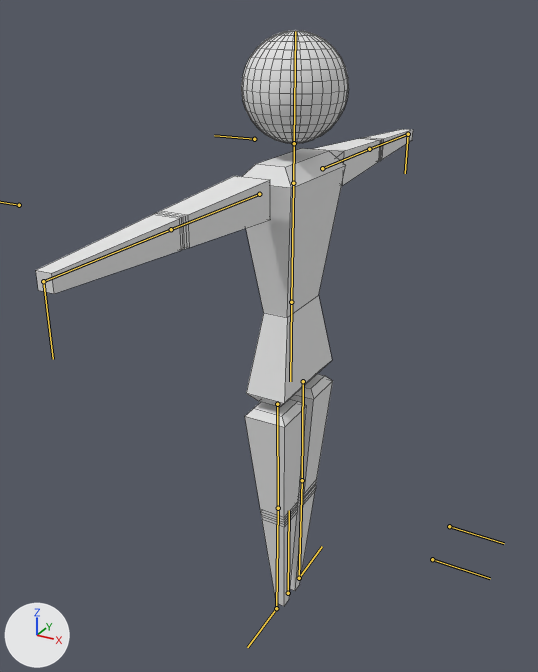
The Blender file 3DGameAssets/Player.blend, before and after one commit.
Rendered twice from a 50 mm lens placed at (0.36, -0.709, 0.733), pointed at (-0.015, -0.026, 0.391). Arrows for +X, +Y and +Z are at lower left; the lights stay in place. The bones that bend it are drawn over the model as lines. Mesh edges are drawn as thin lines.

The first picture shows 'Player_Mesh'.
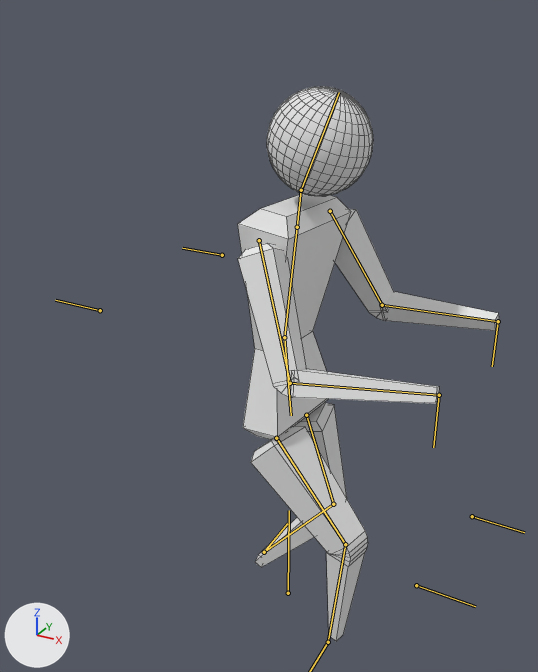
The newer file adds an action. The first version stands in its rest pose; the second is drawn at frame 30 of the action 'P_CarryIdle'.

Edits to the scene script, one JSON object a line:
```json
{"block": "bone_torso", "where": "bone_torso = bpy.data.objects['Player_Arma'].pose.bones['Torso']  # child of 'Root'"}
{"op": "set", "path": "bone_torso.location", "old": "(0.0, 0.0, 0.0)", "new": "(-0.009, -0.047, 0.0)"}
{"op": "set", "path": "bone_torso.rotation_quaternion", "old": "(1.0, 0.0, 0.0, 0.0)", "new": "(0.998, 0.001, -0.044, -0.054)", "note": "degrees (0, 0, 0) -> degrees (0, -5, -6)"}
{"block": "bone_head", "where": "bone_head = bpy.data.objects['Player_Arma'].pose.bones['Head']  # child of 'Neck'"}
{"op": "set", "path": "bone_head.rotation_quaternion", "old": "(1.0, 0.0, 0.0, 0.0)", "new": "(0.99, -0.009, 0.043, -0.134)", "note": "degrees (0, 0, 0) -> degrees (-2, 5, -15)"}
{"block": "bone_hips", "where": "bone_hips = bpy.data.objects['Player_Arma'].pose.bones['Hips']  # child of 'Torso'"}
{"op": "set", "path": "bone_hips.rotation_quaternion", "old": "(1.0, 0.0, 0.0, 0.0)", "new": "(0.995, 0.005, 0.009, -0.104)", "note": "degrees (0, 0, 0) -> degrees (0, 1, -12)"}
{"block": "bone_rknee", "where": "bone_rknee = bpy.data.objects['Player_Arma'].pose.bones['RKnee']  # child of 'Root'"}
{"op": "set", "path": "bone_rknee.location", "old": "(0.0, 0.0, 0.0)", "new": "(0.043, -0.004, -0.005)"}
{"block": "bone_rfootik", "where": "bone_rfootik = bpy.data.objects['Player_Arma'].pose.bones['RFootIK']  # child of 'Root'"}
{"op": "set", "path": "bone_rfootik.location", "old": "(0.0, 0.0, 0.0)", "new": "(-0.084, 0.02, 0.0)"}
{"block": "bone_rhandik", "where": "bone_rhandik = bpy.data.objects['Player_Arma'].pose.bones['RHandIK']  # child of 'Root'"}
{"op": "set", "path": "bone_rhandik.location", "old": "(0.0, 0.0, 0.0)", "new": "(0.203, 0.161, 0.272)"}
{"block": "bone_relbow", "where": "bone_relbow = bpy.data.objects['Player_Arma'].pose.bones['RElbow']  # child of 'Root'"}
{"op": "set", "path": "bone_relbow.location", "old": "(0.0, 0.0, 0.0)", "new": "(0.095, 0.0, -0.139)"}
{"block": "bone_lknee", "where": "bone_lknee = bpy.data.objects['Player_Arma'].pose.bones['LKnee']  # child of 'Root'"}
{"op": "set", "path": "bone_lknee.location", "old": "(0.0, 0.0, 0.0)", "new": "(-0.049, 0.015, -0.013)"}
{"block": "bone_lfootik", "where": "bone_lfootik = bpy.data.objects['Player_Arma'].pose.bones['LFootIK']  # child of 'Root'"}
{"op": "set", "path": "bone_lfootik.location", "old": "(0.0, 0.0, 0.0)", "new": "(0.0, 0.024, -0.07)"}
{"block": "bone_lhandik", "where": "bone_lhandik = bpy.data.objects['Player_Arma'].pose.bones['LHandIK']  # child of 'Root'"}
{"op": "set", "path": "bone_lhandik.location", "old": "(0.0, 0.0, 0.0)", "new": "(0.209, 0.162, -0.255)"}
{"block": "bone_lelbow", "where": "bone_lelbow = bpy.data.objects['Player_Arma'].pose.bones['LElbow']  # child of 'Root'"}
{"op": "set", "path": "bone_lelbow.location", "old": "(0.0, 0.0, 0.0)", "new": "(-0.092, 0.0, -0.145)"}
```

Location of each change, (x1, y1, x2, y2) in pixels of the pictures (538 x 672 px):
```json
{"object": "Player_Mesh", "change": "posed", "before": [36, 30, 413, 606], "after": [238, 86, 500, 641], "on screen": "30% narrower"}
{"bone": "Torso", "before": "(291, 302) to (293, 183)", "after": "(284, 337) to (297, 227)"}
{"bone": "Head", "before": "(294, 143) to (295, 31)", "after": "(301, 190) to (339, 92)"}
{"bone": "Hips", "before": "(291, 302) to (290, 381)", "after": "(284, 337) to (291, 415)"}
{"bone": "RKnee", "before": "(432, 559) to (490, 578)", "after": "(416, 585) to (475, 606)"}
{"bone": "RHandIK", "before": "(43, 281) to (53, 359)", "after": "(439, 395) to (433, 447)"}
{"bone": "LKnee", "before": "(449, 526) to (504, 543)", "after": "(472, 516) to (524, 532)"}
{"bone": "LFootIK", "before": "(299, 578) to (322, 546)", "after": "(264, 552) to (287, 523)"}
{"bone": "LHandIK", "before": "(408, 134) to (405, 173)", "after": "(498, 321) to (492, 366)"}
{"bone": "LElbow", "before": "(254, 139) to (214, 135)", "after": "(222, 255) to (182, 248)"}
```
